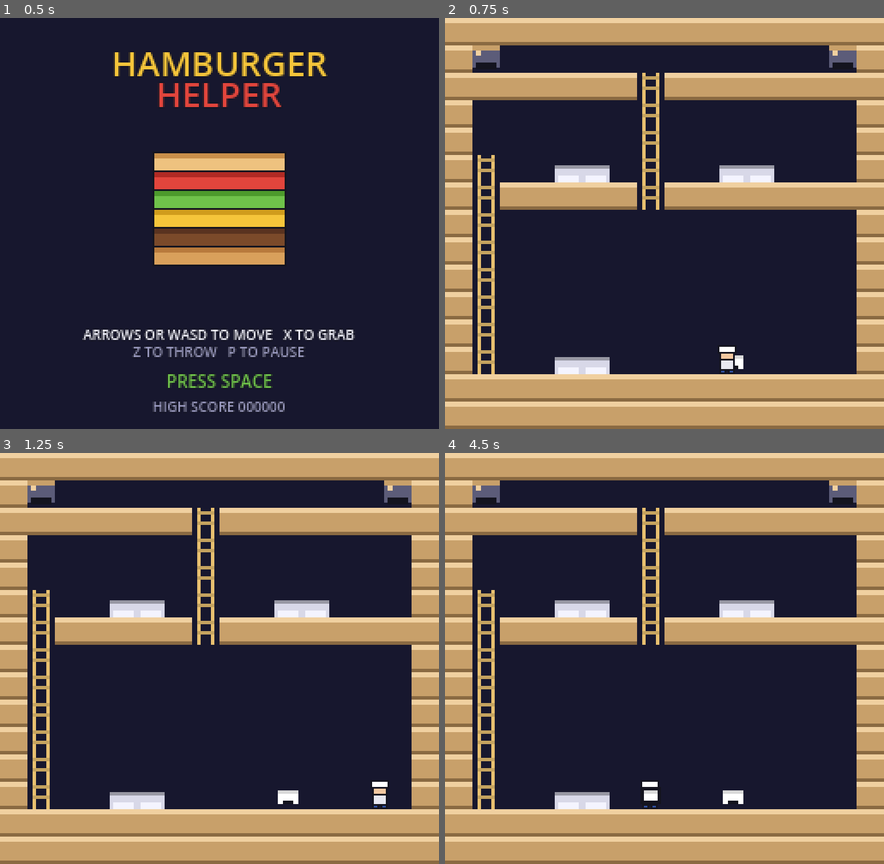
Above: before the commit, frames 1-4 (two rows, left to right).
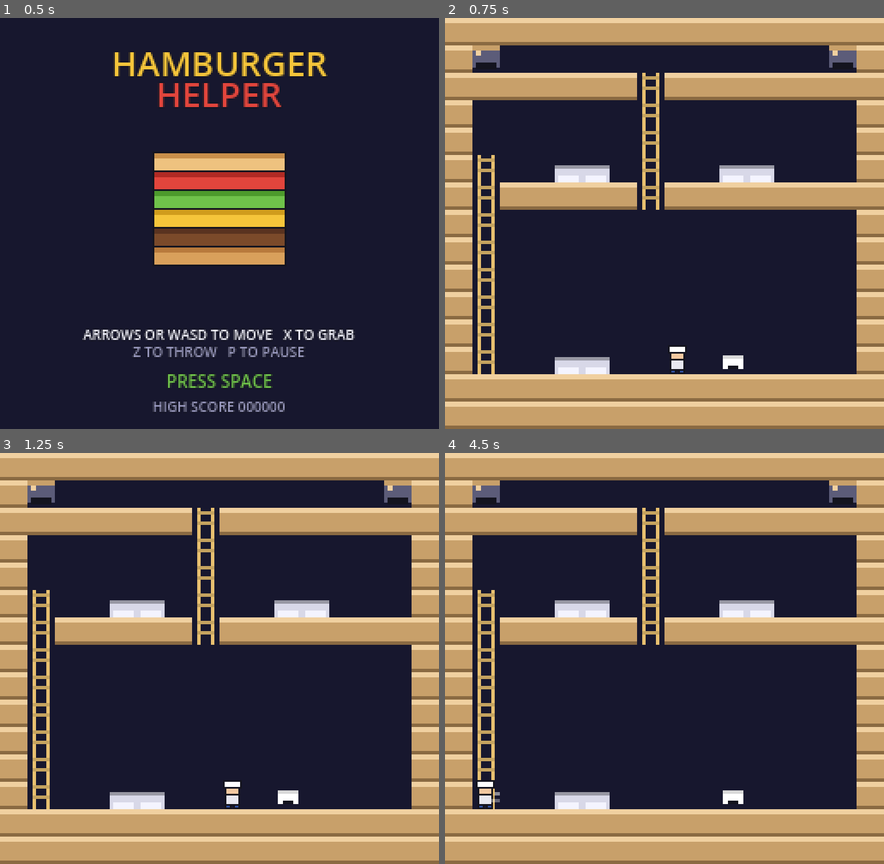
Above: after the commit, the same moments.

Repository: orbitmechanic/hamburger-helper
Game: Godot game, scene res://scenes/main.tscn
Same seed, same stepped clock (60 frames per second), same inputs: the game is played once before the commit and once after it.
Inputs:
- Up to frame 1 (0.5 s): no input
- Up to frame 2 (0.75 s): tap Enter (confirm) at 0.5, 0.6 s; hold Right (move_right) from 0.53 s (still down)
- Up to frame 3 (1.25 s): keep holding Right (move_right); tap Space (jump) at 0.77, 0.8, 1.07 s
- Up to frame 4 (4.5 s): release Right (move_right) at 1.28 s; hold Down (move_down) 1.28-2.03 s; tap Space (jump) at 1.35, 1.52, 1.82, 2.3, 3.02, 3.32, 3.77, 3.8, 4.07 s; tap Enter (confirm) at 1.55, 2.1, 3.05, 3.5 s; tap R (restart) at 2 s; hold Right (move_right) 2.03-2.78 s; hold Up (move_up) 2.78-3.53 s; tap Z (throw) at 2.85 s; hold Left (move_left) from 3.53 s (still down); tap X at 3.6 s; tap C at 4.35 s

Frame 1 is identical in both runs. In frame 2, 0.3% of the frame differs, in the area x 51-67%, y 80-87%; in frame 3, 0.3%; in frame 4, 0.4%, in the area x 7-49%, y 79-87%.

Commit message:
Add the level card, and stop trusting exit codes
Each level now opens on a card naming the level, its burger target and its
time, the way the arcade original does. The chef is frozen and the clock is
stopped until the card clears, so the target is readable before you commit to
it rather than discovered by losing.

The card exposed a hole in the verification setup. hud.gd failed to parse on
its first run, with draw_string's font_size and modulate swapped, and 106
checks still passed: the tests build Game directly and never load the scene's
HUD node. The cause is that booting a scene does not fail on a broken script.
A parse error still exits 0, so the CI smoke test was not a smoke test, it was
a command that runs.

tests/run.sh now boots both scenes as well as the suite and scans every run's
output, so neither failure mode can pass unnoticed. Verified both ways: a
deliberate fault in board.gd is caught five ways and a deliberate fault in
hud.gd fails the gate while the suite still prints PASS.

Also covered: the intro freezes play and stops the clock, play resumes
afterwards, and a full run that serves every burger on all four levels walks
itself through to the win screen.

Diff:
--- a/scripts/game/cfg.gd
+++ b/scripts/game/cfg.gd
@@ -15,6 +15,9 @@
 const STEP_DASH := 0.055
 const STEP_CLIMB := 0.11
 const STEP_FALL := 0.075
+
+## Seconds the level card holds before the chef takes over.
+const INTRO_TIME := 2.4
 
 const GRAVITY := 1150.0
 const MAX_FALL := 520.0
--- a/scripts/game/game.gd
+++ b/scripts/game/game.gd
@@ -3,7 +3,7 @@
 ## Owns one level: builds the board, spawns actors, runs the clock, and drives
 ## the win/lose flow.
 
-enum Phase { PLAYING, LEVEL_CLEAR, TIME_UP, GAME_OVER, ALL_CLEAR }
+enum Phase { INTRO, PLAYING, LEVEL_CLEAR, TIME_UP, GAME_OVER, ALL_CLEAR }
 
 ## How long a result banner stays up before moving on.
 const PHASE_TIME := 2.6
@@ -47,9 +47,10 @@
 	_spawn_enemies()
 
 	_popups.clear()
-	_phase_t = 0.0
 	paused = false
-	phase = Phase.PLAYING
+	_set_player_active(false)
+	phase = Phase.INTRO
+	_phase_t = Cfg.INTRO_TIME
 	if hud != null:
 		hud.queue_redraw()
 
@@ -124,6 +125,8 @@
 		return
 
 	match phase:
+		# Everything that is not PLAYING just runs its phase timer down, which
+		# includes the level card, so INTRO deliberately falls through here.
 		Phase.PLAYING:
 			GameState.tick(delta)
 			if GameState.time_left <= 0.0:
@@ -138,25 +141,41 @@
 		hud.queue_redraw()
 
 
+## The chef only moves and is only hit while the level is actually running.
+func _set_player_active(active: bool) -> void:
+	if player != null and is_instance_valid(player):
+		player.set_process(active)
+
+
 func _enter(next: Phase) -> void:
 	phase = next
 	_phase_t = PHASE_TIME
 	match next:
+		Phase.INTRO:
+			pass
+		Phase.PLAYING:
+			_set_player_active(true)
 		Phase.LEVEL_CLEAR:
+			_set_player_active(false)
 			_popup("LEVEL CLEAR!", Color("6fc24a"))
 			GameState.save_progress()
 		Phase.TIME_UP:
+			_set_player_active(false)
 			_popup("TIME UP", Color("e2453c"))
 		Phase.GAME_OVER:
+			_set_player_active(false)
 			_popup("GAME OVER", Color("e2453c"))
 			GameState.save_progress()
 		Phase.ALL_CLEAR:
+			_set_player_active(false)
 			_popup("YOU WIN!", Color("f5c53a"))
 			GameState.save_progress()
 
 
 func _advance() -> void:
 	match phase:
+		Phase.INTRO:
+			_enter(Phase.PLAYING)
 		Phase.LEVEL_CLEAR:
 			var next_index := GameState.level_index + 1
 			if next_index < LevelData.count():
--- a/scripts/game/hud.gd
+++ b/scripts/game/hud.gd
@@ -39,6 +39,8 @@
 			_banner("PAUSED", Color("f4f4ff"))
 		else:
 			match game.phase:
+				Game.Phase.INTRO:
+					_level_card()
 				Game.Phase.LEVEL_CLEAR:
 					_banner("LEVEL CLEAR!", Color("6fc24a"))
 				Game.Phase.TIME_UP:
@@ -47,6 +49,35 @@
 					_banner("GAME OVER", Color("e2453c"))
 				Game.Phase.ALL_CLEAR:
 					_banner("YOU WIN!", Color("f5c53a"))
+
+
+## The card that names the level and the job before the chef moves.
+func _level_card() -> void:
+	if game.level == null:
+		return
+	var w := size.x
+	var h := size.y
+	var card := Rect2(w * 0.5 - 68.0, h * 0.5 - 34.0, 136.0, 68.0)
+	draw_rect(card, Color(0.04, 0.04, 0.09, 0.92))
+	draw_rect(card, Cfg.COL_PLATFORM_EDGE, false, 2.0)
+
+	_centered(card.position.y + 16.0, "LEVEL %d" % (GameState.level_index + 1), Color("f5c53a"), FONT_SIZE + 2)
+	_centered(card.position.y + 30.0, game.level.name, Color("f4f4ff"), FONT_SIZE)
+	_centered(card.position.y + 46.0, "COOK %d BURGERS" % GameState.burgers_target, Color("6fc24a"), FONT_SIZE)
+	_centered(card.position.y + 60.0, "IN %d:%02d" % _minutes(), Color("e8b4b0"), FONT_SIZE)
+
+
+## Seconds left as whole minutes and seconds, for the card.
+func _minutes() -> Array:
+	var total := int(ceil(maxf(GameState.time_left, 0.0)))
+	return [total / 60, total % 60]
+
+
+func _centered(y: float, text: String, color: Color, font_size: int) -> void:
+	var text_w := _font.get_string_size(text, HORIZONTAL_ALIGNMENT_LEFT, -1, font_size).x
+	var at := Vector2((size.x - text_w) * 0.5, y)
+	draw_string_outline(_font, at, text, HORIZONTAL_ALIGNMENT_LEFT, -1, font_size, 2, Cfg.COL_OUTLINE)
+	draw_string(_font, at, text, HORIZONTAL_ALIGNMENT_LEFT, -1, font_size, color)
 
 
 func _draw_lives(at: Vector2) -> void:
--- a/tests/run_tests.gd
+++ b/tests/run_tests.gd
@@ -35,6 +35,8 @@
 	await _test_climbing()
 	await _test_tray_capacity()
 	await _test_every_level_starts()
+	await _test_level_intro()
+	await _test_full_run_reaches_the_win_screen()
 
 	print("")
 	if _failed == 0:
@@ -319,6 +321,123 @@
 	await get_tree().process_frame
 
 
+## The level card holds the chef still and stops the clock, then hands over.
+func _test_level_intro() -> void:
+	_begin("level intro")
+	var game := Game.new()
+	add_child(game)
+	GameState.reset_run()
+	game.start_level(0)
+	check(game.phase == Game.Phase.INTRO, "a level opens on its card", "phase is %d" % game.phase)
+
+	var clock := GameState.time_left
+	var spawn := game.player.cell
+	Input.action_press(&"move_right")
+	await harness_frames(20)
+	Input.action_release(&"move_right")
+	check(game.player.cell == spawn, "the chef cannot walk during the card",
+		"moved to %s" % game.player.cell)
+	check(is_equal_approx(GameState.time_left, clock), "the clock does not run during the card",
+		"clock went %.2f -> %.2f" % [clock, GameState.time_left])
+
+	# Run out the card.
+	var guard := 0
+	while game.phase == Game.Phase.INTRO and guard < 600:
+		await get_tree().process_frame
+		guard += 1
+	check(game.phase == Game.Phase.PLAYING, "the card hands over to play",
+		"phase is %d after %d frames" % [game.phase, guard])
+
+	# And the chef is live again.
+	var after := game.player.cell
+	Input.action_press(&"move_right")
+	await harness_frames(20)
+	Input.action_release(&"move_right")
+	check(game.player.cell != after, "the chef moves once play starts",
+		"still at %s" % game.player.cell)
+	game.queue_free()
+	await get_tree().process_frame
+
+
+## Serve the required burgers on every level in turn and confirm the run walks
+## itself to the win screen rather than stalling in a phase.
+func _test_full_run_reaches_the_win_screen() -> void:
+	_begin("full run")
+	var game := Game.new()
+	add_child(game)
+	GameState.reset_run()
+
+	# The win screen calls back into the title scene, which does not exist
+	# under a bare Game, so stop the run just short of that.
+	var reached_all_clear := false
+	var levels_seen := 0
+
+	for level_i in LevelData.count():
+		game.start_level(level_i)
+		check(game.phase == Game.Phase.INTRO,
+			"level %d opens on its card" % (level_i + 1))
+		# Skip the card and the clear banner.
+		await _run_phase_out(game, Game.Phase.PLAYING)
+		check(game.phase == Game.Phase.PLAYING, "level %d is playable" % (level_i + 1),
+			"phase is %d" % game.phase)
+
+		# Serve the target through the real scoring path.
+		var table := game.board.table_cells()[0]
+		game.player.place(table)
+		var guard := 0
+		while GameState.burgers_served < GameState.burgers_target and guard < 20:
+			_assemble(game)
+			guard += 1
+		check(GameState.burgers_served >= GameState.burgers_target,
+			"level %d can actually reach its target" % (level_i + 1),
+			"stalled at %d/%d" % [GameState.burgers_served, GameState.burgers_target])
+		check(game.phase == Game.Phase.LEVEL_CLEAR,
+			"level %d clears on its target" % (level_i + 1),
+			"phase is %d at %d/%d" % [game.phase, GameState.burgers_served, GameState.burgers_target])
+		levels_seen += 1
+
+		if level_i + 1 < LevelData.count():
+			await _run_phase_out(game, Game.Phase.INTRO)
+			check(game.phase == Game.Phase.INTRO,
+				"level %d hands over to the next card" % (level_i + 2),
+				"phase is %d" % game.phase)
+		else:
+			await _run_phase_out(game, Game.Phase.ALL_CLEAR)
+			reached_all_clear = game.phase == Game.Phase.ALL_CLEAR
+			check(reached_all_clear, "the last level ends in a win",
+				"phase is %d" % game.phase)
+
+	check(levels_seen == LevelData.count(), "every level was played",
+		"%d of %d" % [levels_seen, LevelData.count()])
+	check(reached_all_clear, "the run reaches the win screen")
+	check(GameState.level_index == LevelData.count() - 1, "the run ends on the last level",
+		"stopped at level index %d" % GameState.level_index)
+	game.queue_free()
+	await get_tree().process_frame
+
+
+## Waits for a phase timer to run down, without spinning forever if it will not.
+func _run_phase_out(game: Game, until: int) -> void:
+	var guard := 0
+	while game.phase != until and guard < 900:
+		await get_tree().process_frame
+		guard += 1
+
+
+## Builds and serves one perfect burger the way the player would. Clears the
+## counter first: a level's target outnumbers its counters, so the same surface
+## has to be reused, and a stack left complete never reads as a burger again.
+func _assemble(game: Game) -> void:
+	var table := game.board.table_cells()[0]
+	game.board.clear_table(table)
+	game.player.place(table)
+	var need: Array = [Food.Kind.BUN_BOTTOM, Food.Kind.LETTUCE, Food.Kind.BUN_TOP]
+	for kind in need:
+		game.player.tray.append(kind)
+		game.player._place_one()
+		game.player.tray.clear()
+
+
 func harness_frames(count: int) -> void:
 	for i in count:
 		await get_tree().process_frame
Not shown, changed: .github/workflows/tests.yml
Not shown, changed: README.md
Not shown, changed: tests/run.sh
